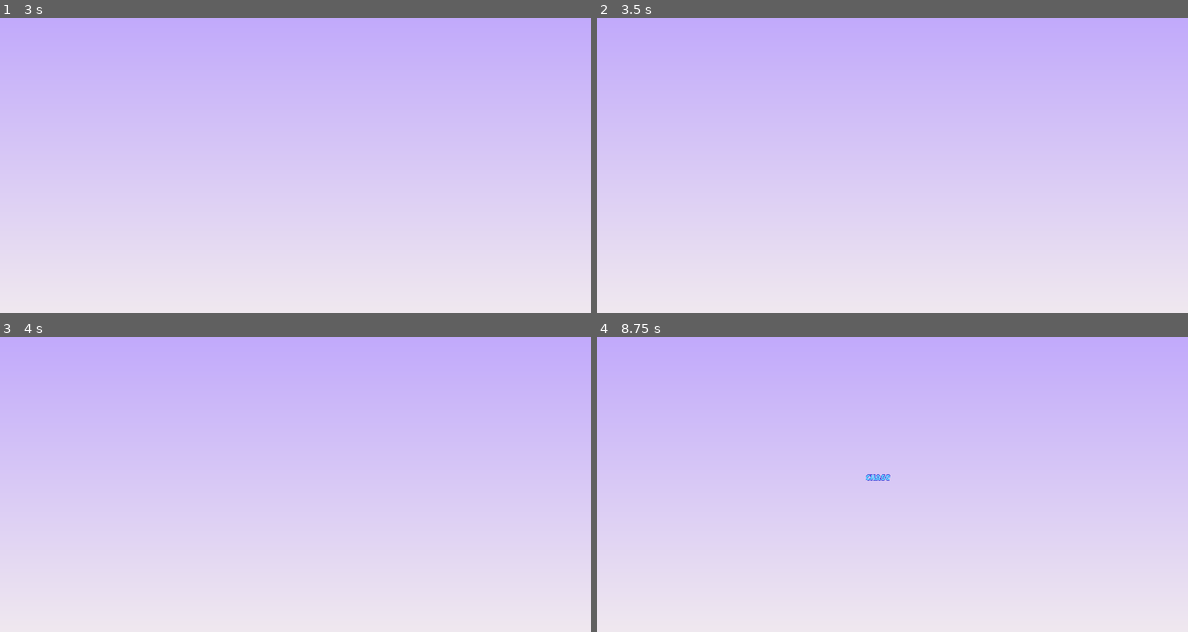
Above: before the commit, frames 1-4 (two rows, left to right).
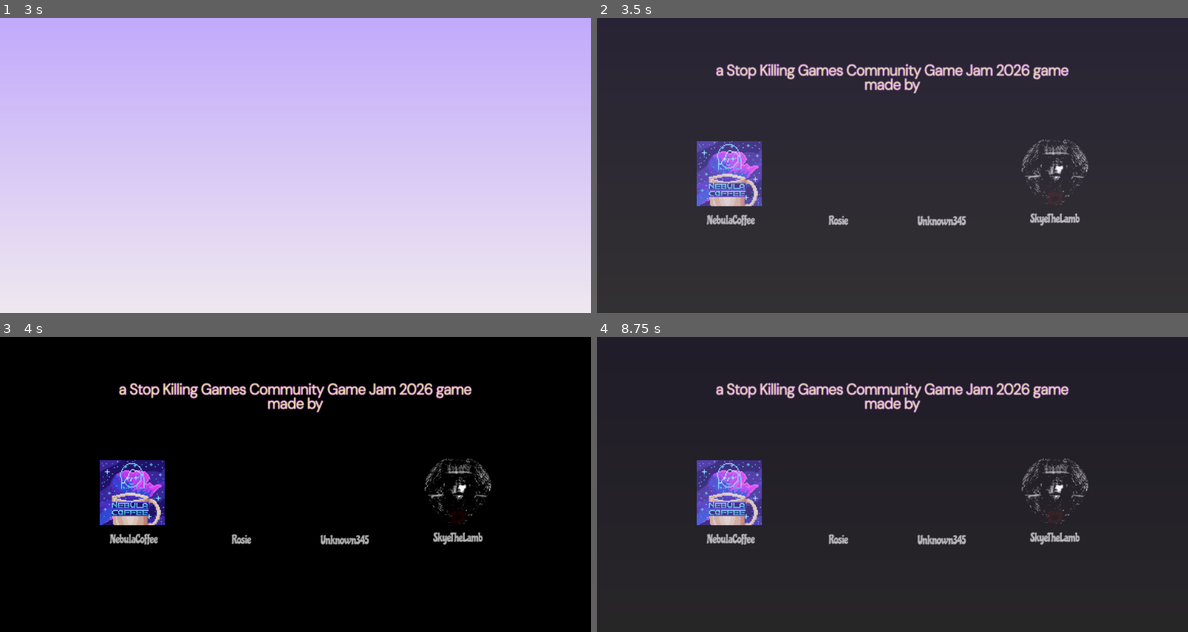
Above: after the commit, the same moments.

Repository: NebulaCoffee/SKG2026-score-gameshow
Game: Godot game, scene res://Scenes/Title Screen/title_subviewport.tscn
Two runs of this game, one before a commit and one after it. Both use one fixed random seed, a clock stepped at 60 frames per second and the inputs below. Sound files missing from this copy of the repository are replaced by a short silence.
Inputs:
- Up to frame 1 (3 s): tap Enter at 0.5, 2 s; hold Right (ui_right) 0.53-1.28 s; tap Space at 1.25 s; hold Down (ui_down) 1.28-2.03 s; hold Right (ui_right) 2.03-2.78 s; hold Up (ui_up) from 2.78 s (still down)
- Up to frame 2 (3.5 s): keep holding Up (ui_up)
- Up to frame 3 (4 s): release Up (ui_up) at 3.53 s; hold Left (ui_left) from 3.53 s (still down)
- Up to frame 4 (8.75 s): tap Space at 4.25, 5.75 s; tap Enter at 5 s; release Left (ui_left) at 5.03 s; hold Down (ui_down) 5.03-5.78 s; hold Right (ui_right) 5.78-6.53 s; hold Up (ui_up) 6.53-7.28 s; hold Right (ui_right) 7.28-8.03 s; hold Down (ui_down) from 8.03 s (still down)

Frame 1 is identical in both runs. In frame 2, 100% of the frame differs, in the area x 0-100%, y 0-100%; in frame 3, 100%; in frame 4, 100%.

Commit message:
Added volume sliders and dev logos + credits

Diff:
--- /dev/null
+++ b/Scenes/Title Screen/main_menu_control.gd
@@ -0,0 +1,40 @@
+extends Control
+
+@onready var music_slider = $AudioSettingsVBoxContainer/MusicSlider
+@onready var sfx_slider = $AudioSettingsVBoxContainer/SFXSlider
+@onready var sfx_stream_player = get_node("/root/TitleSubviewport/SFXStreamPlayer")
+
+var sfx_pop = load("res://Assets/Audio/SFX/pop-rimshot.mp3")
+
+const music_bus = 1
+const sfx_bus = 2
+
+func _ready():
+	music_slider.value_changed.connect(_on_music_slider_changed)
+	sfx_slider.value_changed.connect(_on_sfx_slider_changed)
+	sfx_slider.drag_ended.connect(_on_slider_change_complete)
+
+func _on_slider_change_complete(value: float):
+	sfx_stream_player.stream = sfx_pop
+	sfx_stream_player.play()
+
+func _on_music_slider_changed(value: float):
+	_set_bus_volume(
+		music_bus,
+		value
+	)
+
+func _on_sfx_slider_changed(value: float):
+	_set_bus_volume(
+		sfx_bus,
+		value
+	)
+
+func _set_bus_volume(bus: int, value: float):
+	if value <= 0:
+		AudioServer.set_bus_volume_db(bus, -80)
+	else:
+		AudioServer.set_bus_volume_db(
+			bus,
+			linear_to_db(value / 100.0)
+		)
--- a/Scenes/Title Screen/title_subviewport.gd
+++ b/Scenes/Title Screen/title_subviewport.gd
@@ -8,6 +8,7 @@
 
 @onready var main_menu_control = $CanvasLayer/MainMenuControl
 @onready var splash_sprite = $SplashSprite
+@onready var dev_logo_sprite = $DevLogoSprite
 
 @onready var music_stream_player = $MusicStreamPlayer
 @onready var sfx_stream_player = $SFXStreamPlayer
@@ -40,13 +41,16 @@
 	for title in titles:
 		title.position = Vector3(0, 0, -20)
 		title.visible = false
-	fade_out_and_remove()
+	sfx_stream_player.stream = sfx_audience_chatter
+	sfx_stream_player.play()
+	await fade_out_and_remove(splash_sprite)
+	await fade_in(dev_logo_sprite)
+	await get_tree().create_timer(3).timeout
+	await fade_out_and_remove(dev_logo_sprite)
 	start_sequence()
 
 func start_sequence():
-	sfx_stream_player.stream = sfx_audience_chatter
-	sfx_stream_player.play()
-	await sfx_stream_player.finished
+	sfx_stream_player.stop()
 	sfx_stream_player.stream = sfx_audience_cheer
 	music_stream_player.play()
 	await get_tree().create_timer(2).timeout
@@ -54,12 +58,20 @@
 	await get_tree().create_timer(5).timeout
 	start_title_animation = true
 
-func fade_out_and_remove():
+func fade_out_and_remove(sprite3D: Sprite3D):
 	var tween = create_tween()
 	tween.set_trans(Tween.TRANS_EXPO)
 	tween.set_ease(Tween.EASE_IN)
-	tween.tween_property(splash_sprite, "modulate:a", 0.0, 3.0)
-	tween.tween_callback(splash_sprite.queue_free)
+	tween.tween_property(sprite3D, "modulate:a", 0.0, 3.0)
+	tween.tween_callback(sprite3D.queue_free)
+	await tween.finished
+
+func fade_in(sprite3D: Sprite3D):
+	var tween = create_tween()
+	tween.set_trans(Tween.TRANS_EXPO)
+	tween.set_ease(Tween.EASE_IN)
+	tween.tween_property(sprite3D, "modulate:a", 1.0, 0.5)
+	await tween.finished
 
 func _process(delta):
 	if not start_title_animation:
--- a/Scenes/Title Screen/title_subviewport.tscn
+++ b/Scenes/Title Screen/title_subviewport.tscn
@@ -2,9 +2,13 @@
 
 [ext_resource type="Script" uid="uid://c6l5twvmdp7i6" path="res://Scenes/Title Screen/title_subviewport.gd" id="1_j0pgt"]
 [ext_resource type="FontFile" uid="uid://ctpw2snseu1rv" path="res://Assets/Fonts/LuckiestGuy-Regular.ttf" id="2_unoo8"]
-[ext_resource type="AudioStream" uid="uid://byau7ibfhgjkb" path="res://Assets/Audio/Music/jingle.mp3" id="3_unoo8"]
+[ext_resource type="AudioStream" uid="uid://cog0uy2vnjj8h" path="res://Assets/Audio/Music/title_screen.mp3" id="3_p6m1b"]
 [ext_resource type="Texture2D" uid="uid://c6gnsujf87bll" path="res://Assets/2D/SKGJamLogo.png" id="4_ae8te"]
 [ext_resource type="StyleBox" uid="uid://d0w5p4ur1vjd0" path="res://new_style_box_flat.tres" id="5_4rxic"]
+[ext_resource type="Texture2D" uid="uid://1ldb1pofnli3" path="res://Assets/2D/DevLogos.png" id="5_p6m1b"]
+[ext_resource type="Script" uid="uid://drhux5re3d88r" path="res://Scenes/Title Screen/main_menu_control.gd" id="6_34fli"]
+[ext_resource type="LabelSettings" uid="uid://b5ejruhag8iym" path="res://settings_label.tres" id="8_dgxmp"]
+[ext_resource type="Theme" uid="uid://cvxbrbw5yageg" path="res://main_theme.tres" id="9_njgyr"]
 
 [sub_resource type="GDScript" id="GDScript_unoo8"]
 script/source = "extends AudioStreamPlayer
@@ -102,7 +106,7 @@
 [node name="DirectionalLight3D" type="DirectionalLight3D" parent="." unique_id=253347513]
 
 [node name="MusicStreamPlayer" type="AudioStreamPlayer" parent="." unique_id=268520028]
-stream = ExtResource("3_unoo8")
+stream = ExtResource("3_p6m1b")
 bus = &"Music"
 script = SubResource("GDScript_unoo8")
 
@@ -112,6 +116,11 @@
 [node name="SplashSprite" type="Sprite3D" parent="." unique_id=2103661602]
 transform = Transform3D(1, 0, 0, 0, 1, 0, 0, 0, 1, 0, 0, -3.7752018)
 texture = ExtResource("4_ae8te")
+
+[node name="DevLogoSprite" type="Sprite3D" parent="." unique_id=1912008944]
+transform = Transform3D(1, 0, 0, 0, 1, 0, 0, 0, 1, 0, 0, -3.776)
+modulate = Color(1, 1, 1, 0)
+texture = ExtResource("5_p6m1b")
 
 [node name="CanvasLayer" type="CanvasLayer" parent="." unique_id=712447347]
 
@@ -123,6 +132,7 @@
 anchor_bottom = 1.0
 grow_horizontal = 2
 grow_vertical = 2
+script = ExtResource("6_34fli")
 
 [node name="VBoxContainer" type="VBoxContainer" parent="CanvasLayer/MainMenuControl" unique_id=2008969674]
 layout_mode = 1
@@ -153,6 +163,37 @@
 theme_override_styles/focus = SubResource("StyleBoxFlat_34fli")
 text = "play"
 
+[node name="AudioSettingsVBoxContainer" type="VBoxContainer" parent="CanvasLayer/MainMenuControl" unique_id=1875957317]
+layout_mode = 0
+offset_left = 5.0
+offset_top = 98.0
+offset_right = 82.0
+offset_bottom = 160.0
+
+[node name="MusicSliderLabel" type="Label" parent="CanvasLayer/MainMenuControl/AudioSettingsVBoxContainer" unique_id=1843355964]
+layout_mode = 2
+text = "Music"
+label_settings = ExtResource("8_dgxmp")
+horizontal_alignment = 1
+
+[node name="MusicSlider" type="HSlider" parent="CanvasLayer/MainMenuControl/AudioSettingsVBoxContainer" unique_id=1169483366]
+custom_maximum_size = Vector2(-1, 10)
+layout_mode = 2
+size_flags_vertical = 1
+theme = ExtResource("9_njgyr")
+value = 100.0
+
+[node name="SFXSliderLabel" type="Label" parent="CanvasLayer/MainMenuControl/AudioSettingsVBoxContainer" unique_id=2038510671]
+layout_mode = 2
+text = "Sounds"
+label_settings = ExtResource("8_dgxmp")
+horizontal_alignment = 1
+
+[node name="SFXSlider" type="HSlider" parent="CanvasLayer/MainMenuControl/AudioSettingsVBoxContainer" unique_id=1380582668]
+layout_mode = 2
+theme = ExtResource("9_njgyr")
+value = 100.0
+
 [node name="Sprite3D" type="Sprite3D" parent="." unique_id=583593130]
 transform = Transform3D(-4.371139e-08, -1, 0, 1, -4.371139e-08, 0, 0, 0, 1, 0, 0, -15.589066)
 texture = SubResource("GradientTexture2D_7m0xi")
--- /dev/null
+++ b/grabber_area.tres
@@ -0,0 +1,4 @@
+[gd_resource type="StyleBoxFlat" format=3 uid="uid://deg7umbikrvnc"]
+
+[resource]
+bg_color = Color(0.6, 0.6, 0.6, 0)
--- /dev/null
+++ b/main_theme.tres
@@ -0,0 +1,65 @@
+[gd_resource type="Theme" format=3 uid="uid://cvxbrbw5yageg"]
+
+[sub_resource type="DPITexture" id="DPITexture_y37du"]
+_source = "<svg xmlns=\"http://www.w3.org/2000/svg\" width=\"16\" height=\"16\"><circle cx=\"8\" cy=\"8\" r=\"7\" fill=\"#fefefe\" fill-opacity=\".75\"/></svg>
+"
+
+[sub_resource type="DPITexture" id="DPITexture_4k7h7"]
+_source = "<svg xmlns=\"http://www.w3.org/2000/svg\" width=\"16\" height=\"16\"><circle cx=\"8\" cy=\"8\" r=\"7\" fill=\"#fefefe\" fill-opacity=\".37\"/></svg>
+"
+
+[sub_resource type="DPITexture" id="DPITexture_xntci"]
+_source = "<svg xmlns=\"http://www.w3.org/2000/svg\" width=\"16\" height=\"16\"><circle cx=\"8\" cy=\"8\" r=\"7\" fill=\"#fefefe\"/></svg>
+"
+
+[sub_resource type="DPITexture" id="DPITexture_t5nff"]
+_source = "<svg xmlns=\"http://www.w3.org/2000/svg\" width=\"4\" height=\"8\"><path fill=\"#fff\" fill-opacity=\".25\" d=\"M1 0h2v16H1z\"/></svg>
+"
+
+[sub_resource type="StyleBoxFlat" id="StyleBoxFlat_kume8"]
+content_margin_left = 4.0
+content_margin_top = 4.0
+content_margin_right = 4.0
+content_margin_bottom = 4.0
+bg_color = Color(0.6039216, 0.3764706, 1, 1)
+corner_radius_top_left = 4
+corner_radius_top_right = 4
+corner_radius_bottom_right = 4
+corner_radius_bottom_left = 4
+corner_detail = 6
+
+[sub_resource type="StyleBoxFlat" id="StyleBoxFlat_nickd"]
+content_margin_left = 4.0
+content_margin_top = 4.0
+content_margin_right = 4.0
+content_margin_bottom = 4.0
+bg_color = Color(0.69803923, 0.58431375, 1, 1)
+corner_radius_top_left = 4
+corner_radius_top_right = 4
+corner_radius_bottom_right = 4
+corner_radius_bottom_left = 4
+corner_detail = 6
+
+[sub_resource type="StyleBoxFlat" id="StyleBoxFlat_di5o6"]
+content_margin_left = 4.0
+content_margin_top = 4.0
+content_margin_right = 4.0
+content_margin_bottom = 4.0
+bg_color = Color(0.37254903, 0.77254903, 1, 0.105882354)
+corner_radius_top_left = 4
+corner_radius_top_right = 4
+corner_radius_bottom_right = 4
+corner_radius_bottom_left = 4
+corner_detail = 6
+
+[resource]
+HSlider/constants/center_grabber = 0
+HSlider/constants/grabber_offset = 0
+HSlider/constants/tick_offset = 0
+HSlider/icons/grabber = SubResource("DPITexture_y37du")
+HSlider/icons/grabber_disabled = SubResource("DPITexture_4k7h7")
+HSlider/icons/grabber_highlight = SubResource("DPITexture_xntci")
+HSlider/icons/tick = SubResource("DPITexture_t5nff")
+HSlider/styles/grabber_area = SubResource("StyleBoxFlat_kume8")
+HSlider/styles/grabber_area_highlight = SubResource("StyleBoxFlat_nickd")
+HSlider/styles/slider = SubResource("StyleBoxFlat_di5o6")
--- /dev/null
+++ b/settings_label.tres
@@ -0,0 +1,10 @@
+[gd_resource type="LabelSettings" format=3 uid="uid://b5ejruhag8iym"]
+
+[ext_resource type="FontFile" uid="uid://ctpw2snseu1rv" path="res://Assets/Fonts/LuckiestGuy-Regular.ttf" id="1_ua10h"]
+
+[resource]
+font = ExtResource("1_ua10h")
+font_size = 8
+font_color = Color(1, 0.9882353, 0.78431374, 1)
+outline_size = 1
+outline_color = Color(0.1882353, 0.15686275, 0.42745098, 1)
Binary file added: Assets/2D/DevLogos.png
Not shown, added: Assets/2D/DevLogos.png.import
Not shown, added: Assets/Audio/Music/title_screen.mp3.import
Not shown, changed: Assets/Audio/SFX/crowd-chatter.mp3.import
Not shown, added: Scenes/Title Screen/main_menu_control.gd.uid
Not shown, added: Assets/Audio/Music/title_screen.mp3
Not shown, changed: Assets/Audio/SFX/crowd-chatter.mp3
